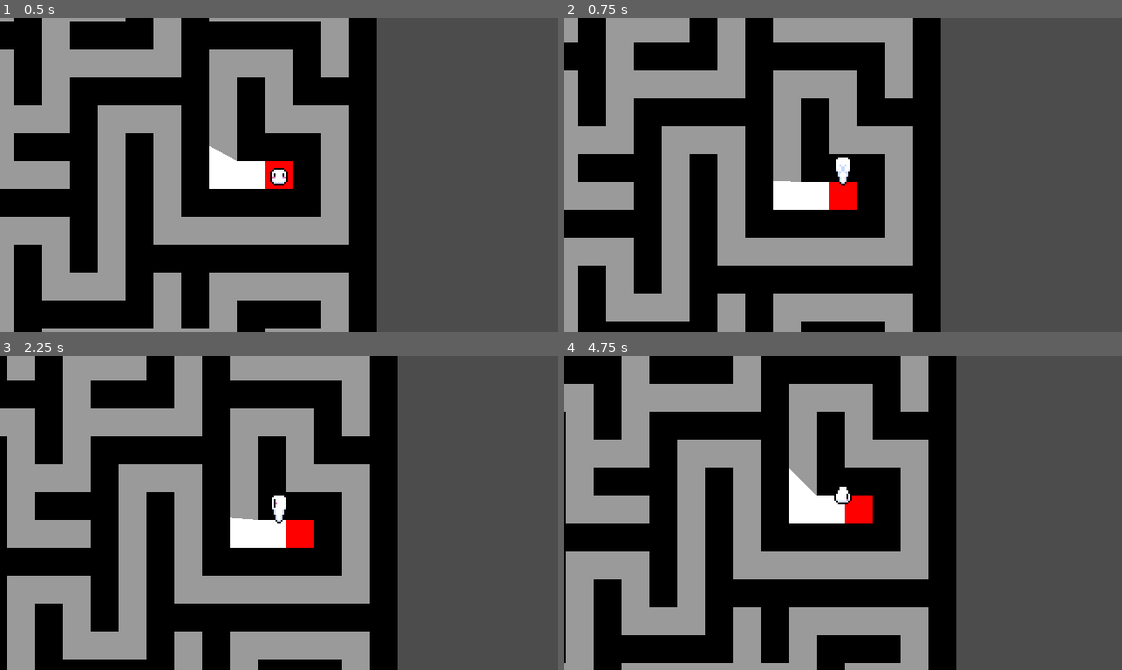
Above: before the commit, frames 1-4 (two rows, left to right).
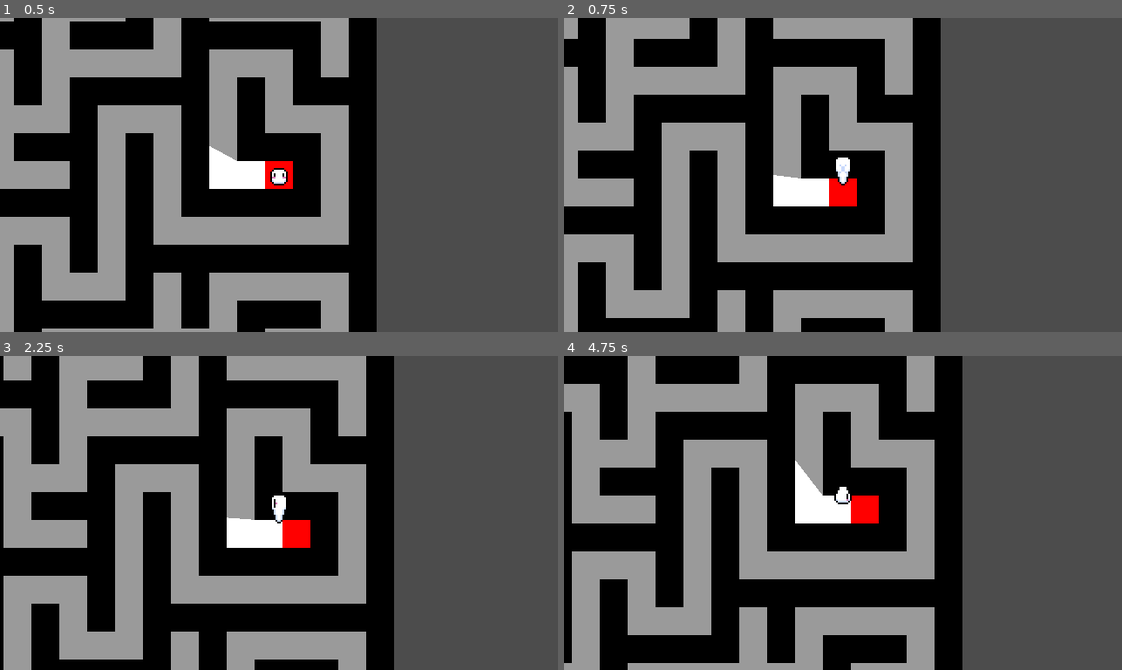
Above: after the commit, the same moments.

Repository: CaptFurball/thing-three
Game: Godot game, scene res://world.tscn
Same seed, same stepped clock (60 frames per second), same inputs: the game is played once before the commit and once after it. The project has no main scene, so this scene is started directly.
Inputs:
- Up to frame 1 (0.5 s): no input
- Up to frame 2 (0.75 s): tap Enter at 0.5 s; hold W (move_up) from 0.53 s (still down)
- Up to frame 3 (2.25 s): release W (move_up) at 2.03 s; hold A (move_left) from 2.03 s (still down)
- Up to frame 4 (4.75 s): release A (move_left) at 3.53 s; hold S (move_down) 3.53-4.28 s; hold D (move_right) from 4.28 s (still down)

Frame 1 is identical in both runs. In frame 2, 3.8% of the frame differs, in the area x 0-63%, y 6-97%; in frame 3, 5.4%; in frame 4, 9.5%, in the area x 0-72%, y 0-100%.

Commit message:
Fix move_and_slide issue

Diff:
--- a/player.gd
+++ b/player.gd
@@ -1,37 +1,41 @@
 extends KinematicBody2D
 
-export var speed : int = 2
+export var speed : int = 50
 
-var velocity : Vector2
-
-func _ready():
-	pass # Replace with function body.
+var direction : Vector2 = Vector2(0, 0)
+var velocity  : Vector2 = Vector2(0, 0)
 
 func _physics_process(_delta):
-	velocity = Vector2.ZERO
+	direction = Vector2.ZERO
 
 	if Input.is_action_pressed("move_up"):
-		velocity.y -= speed
-		$AnimatedSprite.play("bounce_back")
+		direction.y -= 1
 
 	if Input.is_action_pressed("move_down"):
-		velocity.y += speed
+		direction.y += 1
+
+	if Input.is_action_pressed("move_left"):
+		direction.x -= 1
+
+	if Input.is_action_pressed("move_right"):
+		direction.x += 1
+
+	if (direction.x > 0):
+		$AnimatedSprite.play("bounce_side")
+		$AnimatedSprite.flip_h = false
+	elif (direction.x < 0):
+		$AnimatedSprite.play("bounce_side")
+		$AnimatedSprite.flip_h = true
+	elif (direction.y < 0):
+		$AnimatedSprite.play("bounce_back")
+	elif (direction.y > 0):
 		$AnimatedSprite.play("bounce_front")
 
-	if Input.is_action_pressed("move_left"):
-		velocity.x -= speed
-		$AnimatedSprite.play("bounce_side")
-		$AnimatedSprite.flip_h = true
+	velocity = direction.normalized() * speed
 
-	if Input.is_action_pressed("move_right"):
-		velocity.x += speed
-		$AnimatedSprite.play("bounce_side")
-		$AnimatedSprite.flip_h = false
-
-	move_and_collide(velocity)
-
+	velocity = move_and_slide(velocity)
 
 func _on_AnimatedSprite_animation_finished():
-#	$AnimatedSprite.play("idle_1")
+	$AnimatedSprite.play("idle_1")
 	$AnimatedSprite.stop()
 	pass # Replace with function body.
--- a/player.tscn
+++ b/player.tscn
@@ -173,14 +173,17 @@
 "speed": 10.0
 } ]
 
+[sub_resource type="CapsuleShape2D" id=37]
+radius = 1.0
+height = 8.0
+
 [node name="Player" type="KinematicBody2D"]
-position = Vector2( 18.1354, 17.6895 )
+position = Vector2( 18.2016, 17.6895 )
 z_index = 1
 script = ExtResource( 1 )
 __meta__ = {
 "_edit_group_": true
 }
-speed = 1
 
 [node name="Light2D" type="Light2D" parent="."]
 position = Vector2( 0, 5 )
@@ -197,6 +200,8 @@
 frames = SubResource( 35 )
 animation = "idle_1"
 
-[node name="CollisionPolygon2D" type="CollisionPolygon2D" parent="."]
-polygon = PoolVector2Array( -3, 6, 3, 6, 4, 5, 3, 4, -3, 4, -4, 5 )
+[node name="CollisionShape2D" type="CollisionShape2D" parent="."]
+position = Vector2( 0, 5 )
+rotation = 1.5708
+shape = SubResource( 37 )
 [connection signal="animation_finished" from="AnimatedSprite" to="." method="_on_AnimatedSprite_animation_finished"]
--- a/project.godot
+++ b/project.godot
@@ -25,6 +25,7 @@
 window/size/test_width=1280
 window/size/test_height=720
 window/stretch/mode="2d"
+window/stretch/aspect="keep"
 
 [input]
 
Not shown: 1 places in player.tscn that only renumber resources
Not shown: 6 places in world.tscn that only renumber resources
